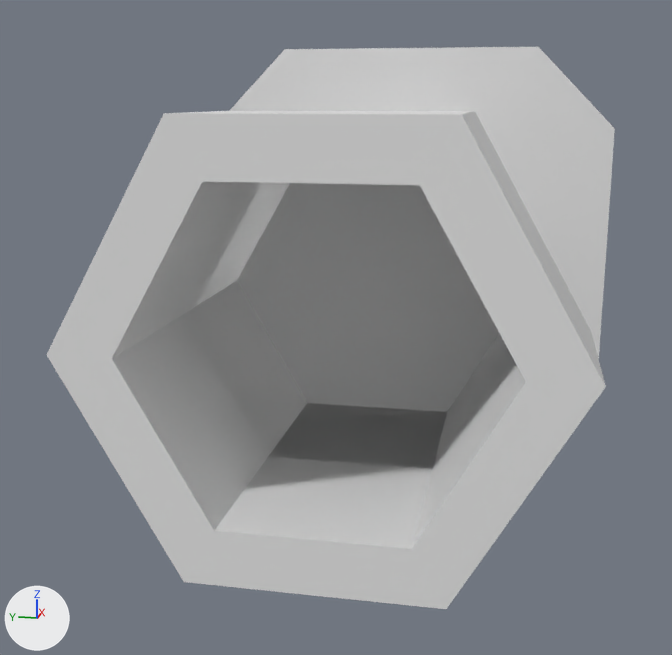
A saved change to the glTF model models/Modules/Gun.gltf.
The view is the same before and after, from a 50 mm camera at (-2.234, 1.815, 0.242) aimed at (-0.993, 2.063, -0.069). Every picture has the same lights, and +X, +Y and +Z are marked at lower left. Where no turn or scale is listed for an object, it has been applied to the vertices. Vertices at the same position are counted once.

Names of what the first picture shows: 'Gun'.
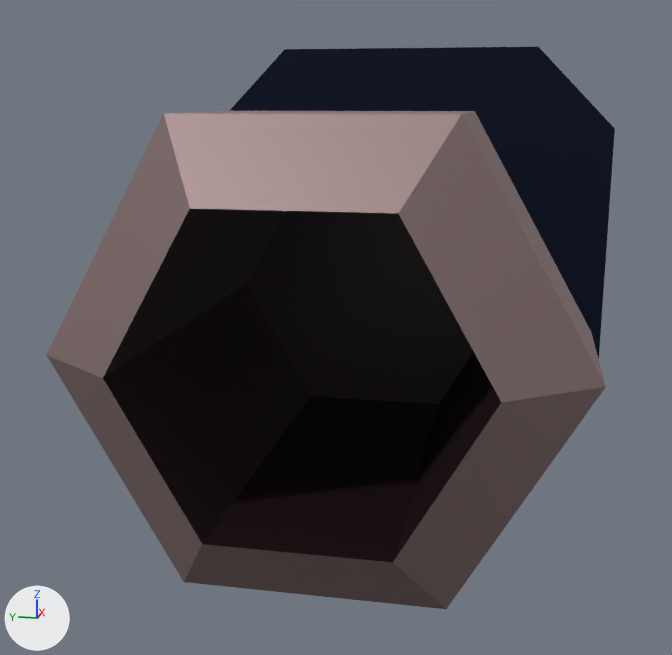
The newer file is also turned or shifted as a whole; pictures and numbers use the older file's frame.

Location of each change, (x1, y1, x2, y2) in pixels of the pictures (672 x 655 px; the box of a moved part takes in the faces that stretch with it):
part 1 of me_cylinder_006, moved or reshaped
    both: (47, 113, 606, 609)
part 2 of me_cylinder_006, recoloured
    both: (185, 111, 606, 386)
part 3 of me_cylinder_006, recoloured (grey to black)
    both: (229, 47, 615, 359)
part 4 of me_cylinder_006, recoloured
    before: (112, 182, 526, 549)
    after: (103, 208, 501, 562)

Diff of the bpy script that builds the scene:
```diff
--- a/models/Modules/Gun.gltf.py
+++ b/models/Modules/Gun.gltf.py
@@ mat_tracks @@
+mat_tracks = principled_material('Tracks')
+mat_tracks.base_color = (0.0115, 0.00256, 0.00461)  # black #1c080f
@@ mat_metal @@
+mat_metal = principled_material('Metal')
+mat_metal.base_color = (0.33, 0.239, 0.239)  # grey #9b8686
+mat_metal.metallic = 0.869
+mat_metal.roughness = 0.618
@@ mat_interior @@
+mat_interior = principled_material('Interior')
+mat_interior.base_color = (0.00224, 0.00703, 0.0245)  # black #07142b
+mat_interior.metallic = 0.719
+mat_interior.roughness = 0.696
@@ me_cylinder_006 @@
 # used by ob_gun; location = (-1.0, 2.0, 0.0)
-me_cylinder_006.from_pydata(...)  # 52 vertices, 96 faces; spans x -0.432..0.568, y -0.315..0.315, z -0.318..0.318
+me_cylinder_006.from_pydata(...)  # 52 vertices, 96 faces; spans x -0.494..0.568, y -0.315..0.315, z -0.318..0.318
+# me_cylinder_006 part 1: 18 of 52 vertices moved; they spanned x -0.432..-0.029, y -0.194..0.194, z -0.17..0.17 and now span x -0.494..-0.049, y -0.194..0.194, z -0.17..0.17; mean shift (-0.006, 0.0, 0.0); largest move (-0.432, 0.097, 0.17) -> (-0.494, 0.087, 0.153)
+# me_cylinder_006 part 2: 52 faces spanning x -0.494..0.258, y -0.262..0.262, z -0.229..0.229 switch from no material to mat_metal (grey #9c8686)
+# me_cylinder_006 part 3: 28 faces spanning x 0.258..0.568, y -0.315..0.315, z -0.318..0.318 switch from no material to mat_interior (black #07142b)
+# me_cylinder_006 part 4: 16 faces spanning x -0.494..-0.049, y -0.175..0.175, z -0.153..0.153 switch from no material to mat_tracks (black #1c080f)
```
